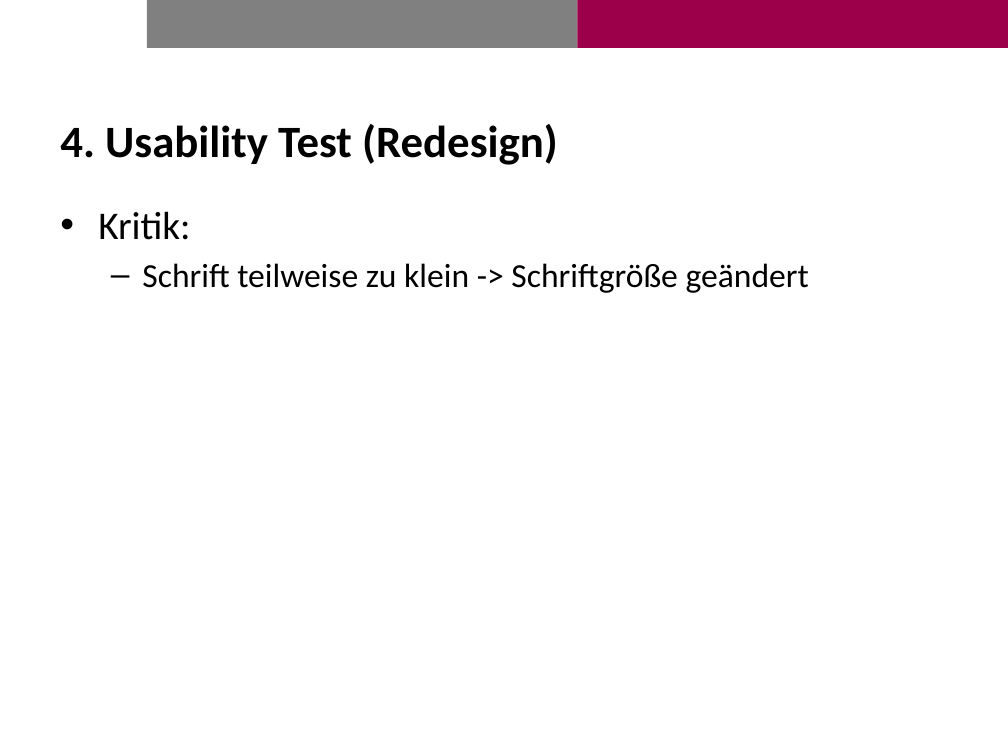
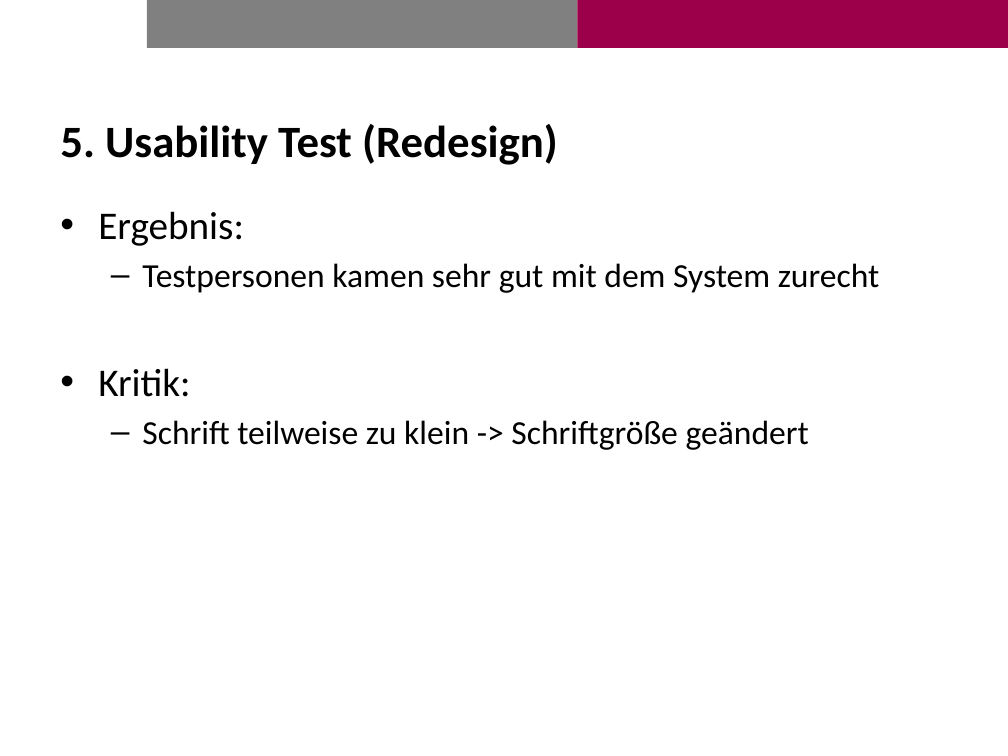
Before and after one commit to Brias/Photo-Booth, a slide deck: slide 11 of presentation/presentation.pptx. Drawn at 1008x756 pixels with LibreOffice and Linux fonts; fonts in the diff are those of the drawing; background and template pictures are left out. Boxes give left, top, right and bottom in pixels: in the first picture for what was removed or moved away, otherwise in the second. Text is boxed around its words. In the diff, an @@ line names an element or a change of style, - is before the commit and + after.

```diff
--- a/presentation/presentation.pptx
+++ b/presentation/presentation.pptx
@@ title at (60,124,558,165): text changed @@
-4. Usability Test (Redesign)
+5. Usability Test (Redesign)
@@ text at (98,211,879,293): paragraphs added @@
+• Ergebnis:
+  – Testpersonen kamen sehr gut mit dem System zurecht
```
Also in this commit, not shown: 12 other slides changed, 1 slide added, 1 slide removed, 7 other files.
